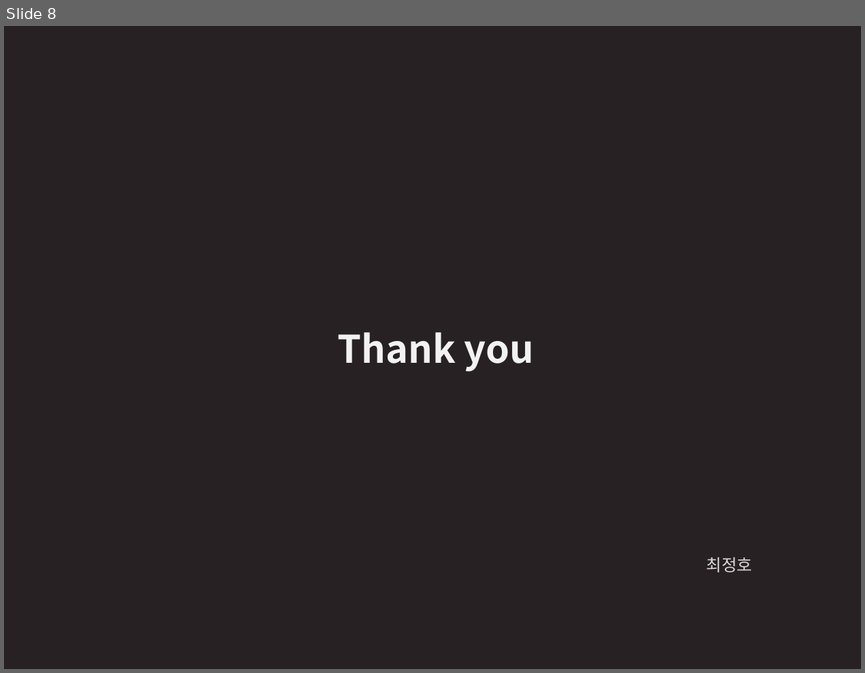
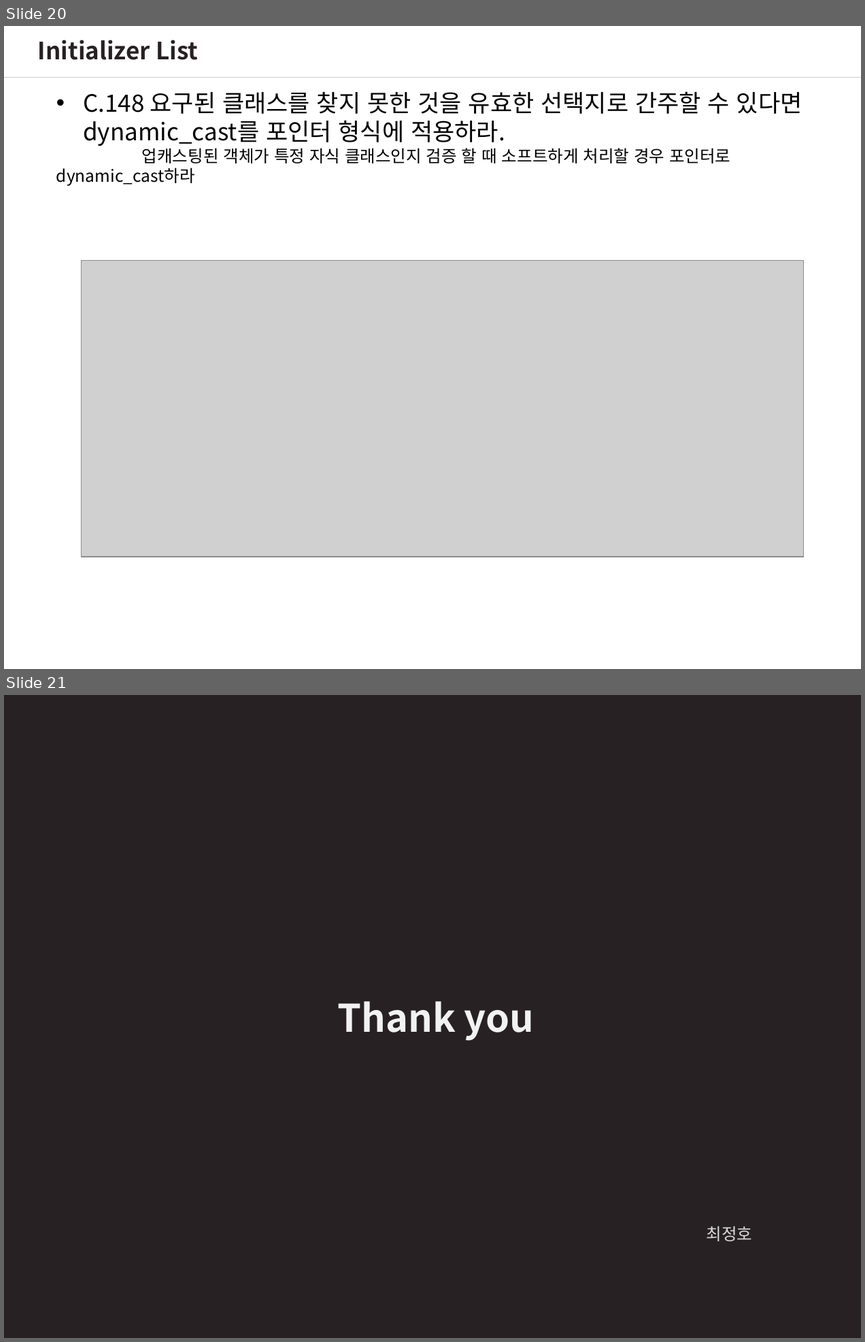
Before and after one commit to wjdgh2910a/CPP_Core_Guidelines_Study, a slide deck: CoreGuideLinesStudy_2.pptx. Shown one above the other, each under a label of ours: slide 8 before the commit, slides 20 and 21 after it. The pictures are 865x673 and 865x1342 pixels, drawn with LibreOffice and Linux fonts; fonts in the diff are those of the drawing; grey boxes stand for pictures. Boxes give left, top, right and bottom in pixels: in the first picture for what was removed or moved away, otherwise in the second. Text is boxed around its words. In the diff, an @@ line names an element or a change of style, - is before the commit and + after.

```diff
--- a/CoreGuideLinesStudy_2.pptx
+++ b/CoreGuideLinesStudy_2.pptx
@@ slide 20 added at [4,26,861,669], background #FFFFFF @@
@@ text added at [38,40,198,60], 20 pt, text #272123, bold @@
+Initializer List
@@ line added from (861, 78) to (4, 78), #A6A6A6 0.75 pt @@
@@ text added at [56,91,802,186], 20 pt, text #000000 @@
+• C.148 요구된 클래스를 찾지 못한 것을 유효한 선택지로 간주할 수 있다면 dynamic_cast를 포인터 형식에 적용하라.
+업캐스팅된 객체가 특정 자식 클래스인지 검증 할 때 소프트하게 처리할 경우 포인터로 dynamic_cast하라
@@ picture added at [81,260,804,556] @@
@@ what was slide 8 is now slide 21 @@
```
Also in this commit, not shown: 12 other slides added.
